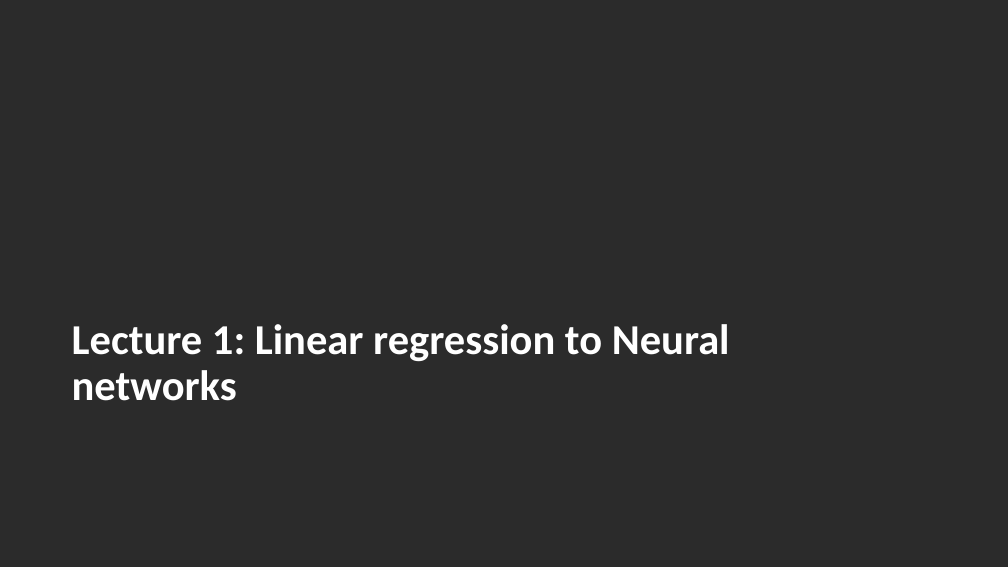
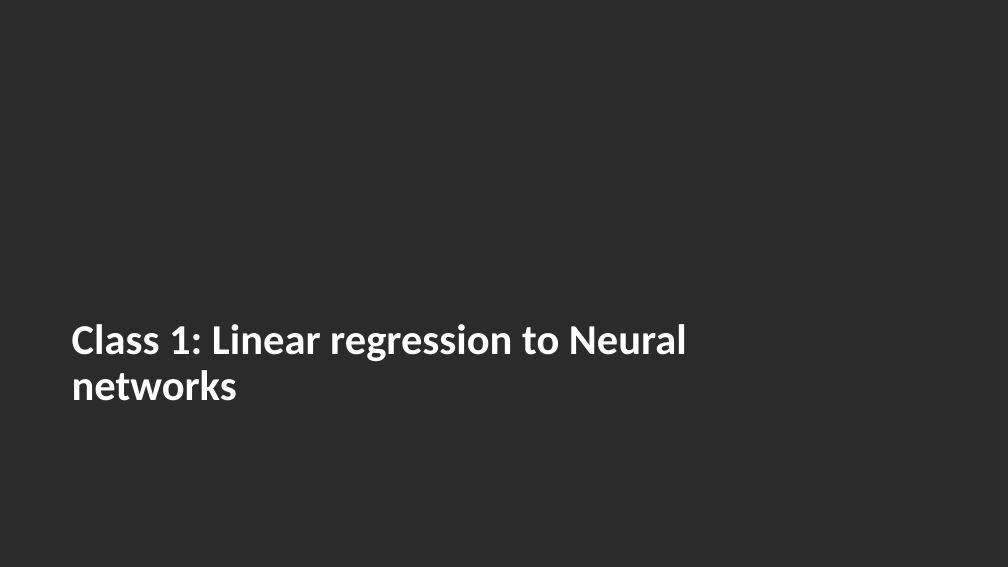
Before and after one commit to andrewcparnell/STAT41130, a slide deck: slide 10 of slides/day 1/D1C1_LR_NNs.pptx. Drawn at 1008x567 pixels with LibreOffice and Linux fonts; fonts in the diff are those of the drawing; background and template pictures are left out; a plain dark background stands for a picture behind light text. Boxes give left, top, right and bottom in pixels: in the first picture for what was removed or moved away, otherwise in the second. Text is boxed around its words. In the diff, an @@ line names an element or a change of style, - is before the commit and + after.

Commit message:
Update slides

```diff
--- a/slides/day 1/D1C1_LR_NNs.pptx
+++ b/slides/day 1/D1C1_LR_NNs.pptx
@@ title at (72,324,687,401): text changed @@
-Lecture 1: Linear regression to Neural networks
+Class 1: Linear regression to Neural networks
```
Also in this commit, not shown: 1 other file.
